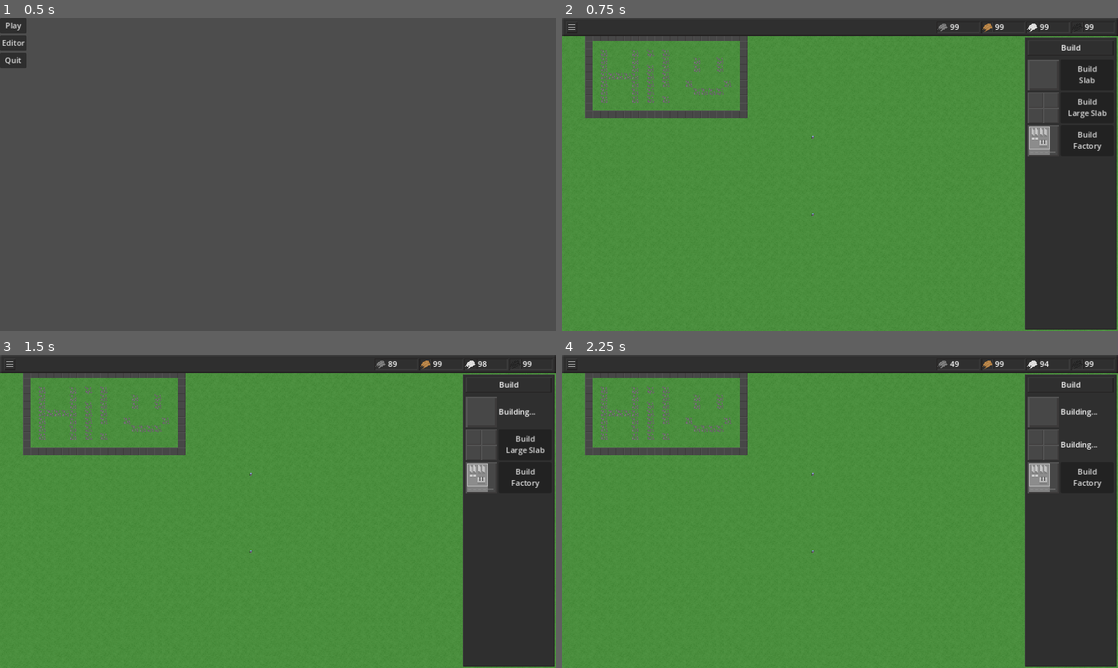
Above: before the commit, frames 1-4 (two rows, left to right).
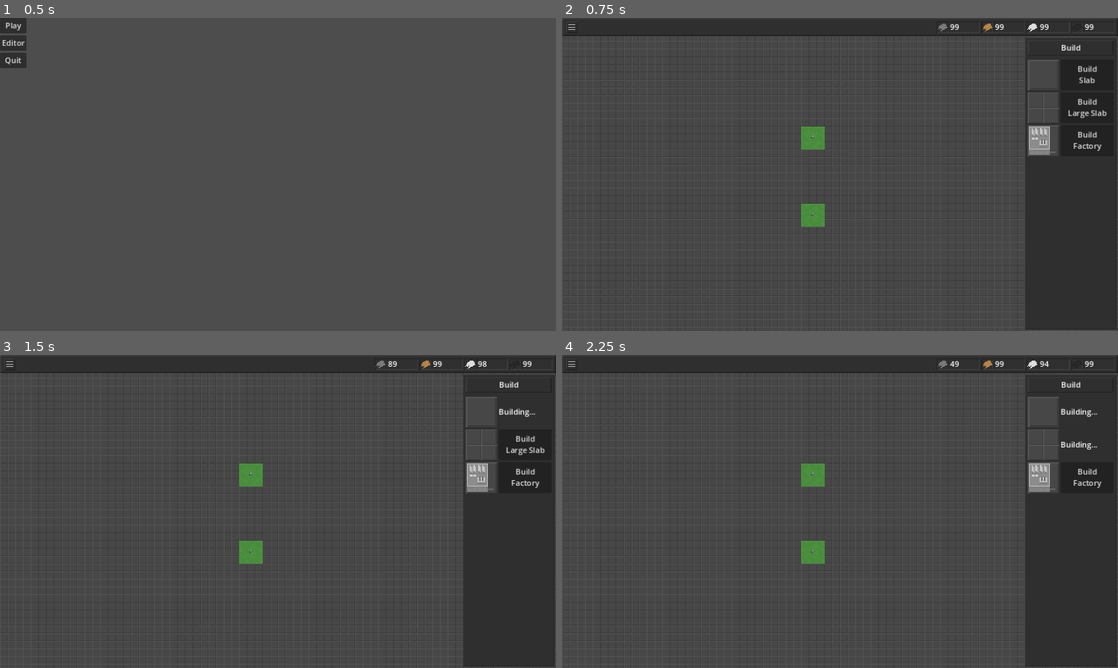
Above: after the commit, the same moments.

Repository: wssuomi/pirate-jam-14
Game: Godot game, scene res://scenes/main_menu.tscn
Two runs of this game, one before a commit and one after it. Both use one fixed random seed, a clock stepped at 60 frames per second and the inputs below.
Inputs:
- Up to frame 1 (0.5 s): no input
- Up to frame 2 (0.75 s): click "Play" at 0.5 s
- Up to frame 3 (1.5 s): click "Build Slab" at 1.25 s
- Up to frame 4 (2.25 s): click "Build Large Slab" at 2 s

Frame 1 is identical in both runs. In frame 2, 76% of the frame differs, in the area x 0-100%, y 5-100%; in frame 3, 76%; in frame 4, 76%.

Commit message:
added fog of war

Diff:
--- a/scenes/game.tscn
+++ b/scenes/game.tscn
@@ -488,6 +488,8 @@
 layer_2/tile_data = PackedInt32Array()
 layer_3/name = "building"
 layer_3/tile_data = PackedInt32Array()
+layer_4/name = "fog"
+layer_4/tile_data = PackedInt32Array()
 
 [node name="PreviewTile" type="TextureRect" parent="."]
 visible = false
--- a/scripts/Game.gd
+++ b/scripts/Game.gd
@@ -106,6 +106,7 @@
 	return loaded_tiles
 
 func _ready():
+	fill_fog()
 	var pos = Vector2i(int(GRID_WIDTH / 2.),int(GRID_HEIGHT / 2.))
 	var start_factory_pos: Array[Vector2i] = [pos, pos + Vector2i(0,1),pos + Vector2i(1,0),pos + Vector2i(1,1)]
 	preview_atlas.atlas = tiles_texture
@@ -115,6 +116,8 @@
 	for n in range(len(start_factory_pos)):
 		tiles[start_factory_pos[n]].building_sprite = building_tiles["factory"][n]
 		tiles[start_factory_pos[n]].building = Buildings.Factory
+		print(start_factory_pos[n])
+		clear_fog_around_pos(start_factory_pos[n])
 	create_building(Buildings.Factory, start_factory_pos)
 	draw_map_tiles()
 	update_labels()
@@ -194,6 +197,7 @@
 								for n in range(len(required_tiles_positions)):
 									tiles[required_tiles_positions[n]].building_sprite = building_tiles["factory"][n]
 									tiles[required_tiles_positions[n]].building = Buildings.Factory
+									clear_fog_around_pos(required_tiles_positions[n])
 									update_tile(tiles[required_tiles_positions[n]])
 								create_building(Buildings.Factory, required_tiles_positions)
 								emit_signal("building_placed")
@@ -343,6 +347,7 @@
 			instance.position = map.map_to_local(pos)
 			add_child(instance)
 			units[pos] = instance
+	clear_fog_around_pos(pos)
 
 func create_building(new_building: Buildings, pos: Array[Vector2i]):
 	match new_building:
@@ -508,8 +513,8 @@
 	path.reverse()
 	return path
 
-func get_neighbors(tile: Tile):
-	var neighbors = []
+func get_neighbors(tile: Tile) -> Array[Tile]:
+	var neighbors: Array[Tile] = []
 	for y in range(-1,2):
 		for x in range(-1,2):
 			if x == 0 and y == 0:
@@ -582,3 +587,14 @@
 	for t in tiles_need_update:
 		update_tile(t)
 	tiles_need_update = []
+
+func fill_fog():
+	for y in range(GRID_HEIGHT):
+		for x in range(GRID_WIDTH):
+			map.set_cell(4, Vector2i(x,y),0,Vector2i(0,4))
+
+func clear_fog_around_pos(pos: Vector2i):
+	var neighbors: Array[Tile] = get_neighbors(tiles[pos])
+	for n in neighbors:
+		map.erase_cell(4,n.grid_position)
+	map.erase_cell(4,pos)
--- a/scripts/infantry.gd
+++ b/scripts/infantry.gd
@@ -27,6 +27,7 @@
 					var angle = Vector2(map.local_to_map(global_position)).angle_to_point(move_queue[0])
 					angle = int(angle * 180 / PI) + 135
 					angle = int((((angle - 0) * (8 - 0)) / (360. - 0)) + 0)
+					main.clear_fog_around_pos(move_queue[0])
 					match angle:
 						1:
 							unit_sprite.play("walk_up")
